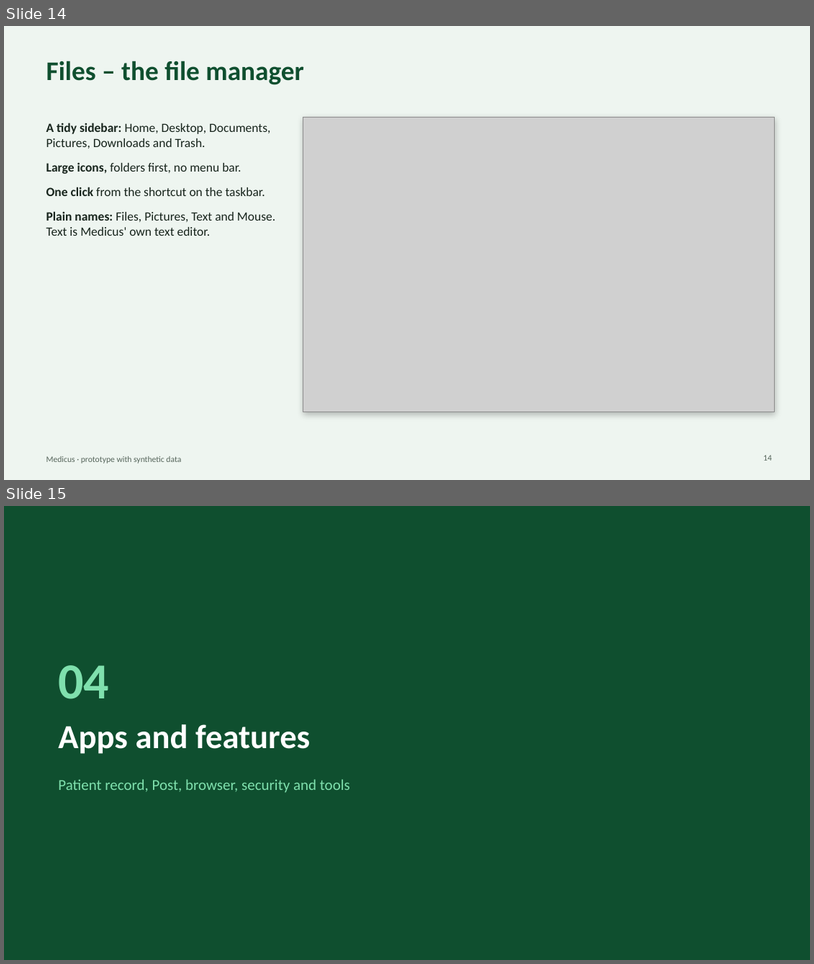
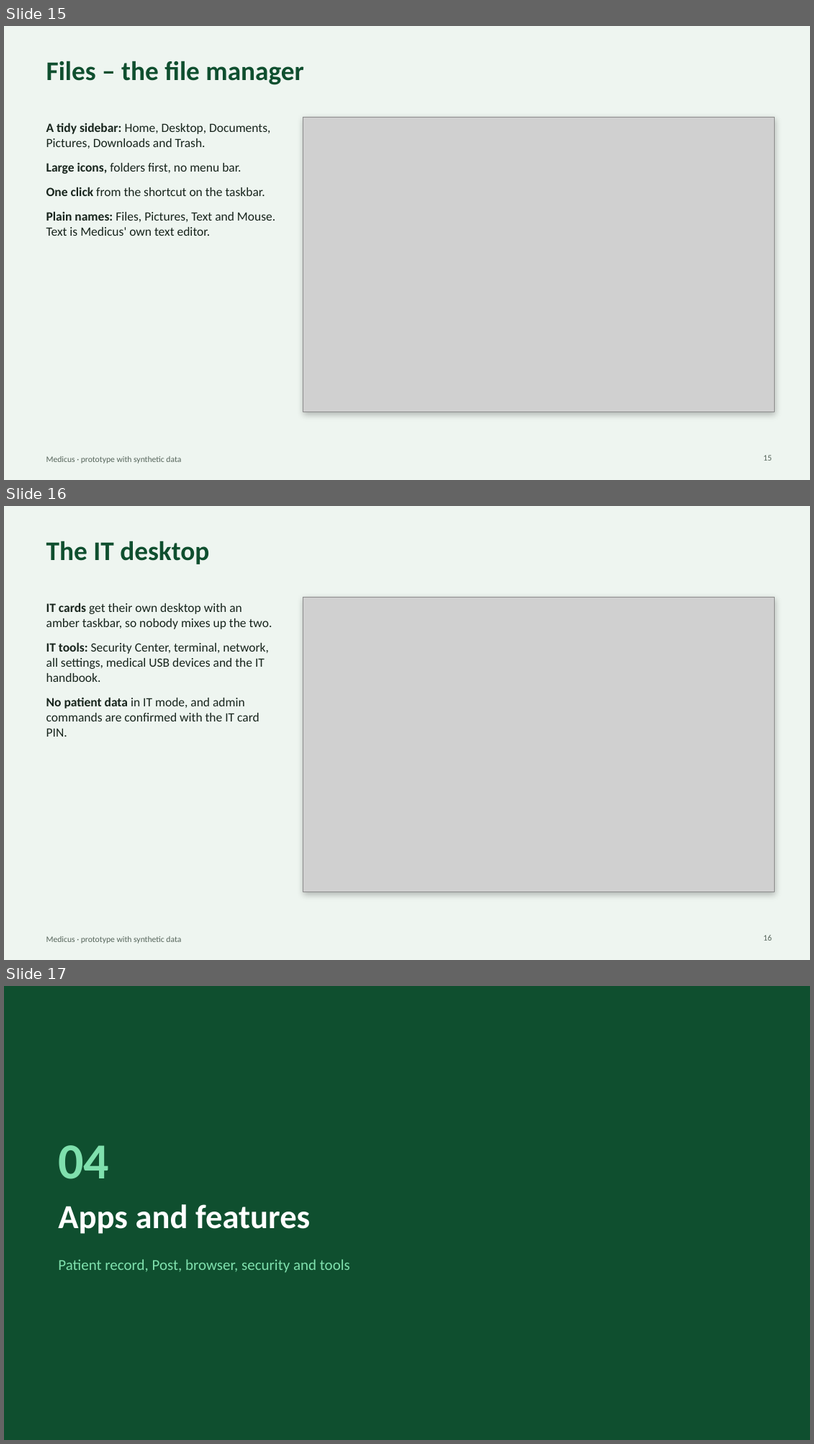
Before and after one commit to MusaMiyamoto/Medicus, a slide deck: docs/Medicus-presentation-en.pptx. Shown one above the other, each under a label of ours: slides 14 and 15 before the commit, slides 15, 16 and 17 after it. The pictures are 814x964 and 814x1444 pixels, drawn with LibreOffice and Linux fonts; fonts in the diff are those of the drawing; grey boxes stand for pictures. Boxes give left, top, right and bottom in pixels: in the first picture for what was removed or moved away, otherwise in the second. Text is boxed around its words. In the diff, an @@ line names an element or a change of style, - is before the commit and + after.

```diff
--- a/docs/Medicus-presentation-en.pptx
+++ b/docs/Medicus-presentation-en.pptx
@@ slide 16 added at <box>4,506,810,960</box>, background #EEF5F0; not listed: 1 template element that a slide beside it also shows @@
@@ title added at <box>46,541,209,564</box>, 32 pt, text #0F4F2F, bold @@
+The IT desktop
@@ text added at <box>46,602,273,736</box>, 15 pt, text #17241C @@
+• IT cards get their own desktop with an amber taskbar, so nobody mixes up the two.
+• IT tools: Security Center, terminal, network, all settings, medical USB devices and the IT handbook.
+• No patient data in IT mode, and admin commands are confirmed with the IT card PIN.
@@ rectangle added at <box>304,597,775,892</box>, fill #FFFFFF, outline #D2DDD5 0.75 pt @@
@@ picture added at <box>304,597,775,892</box> @@
@@ page number added at <box>764,934,772,940</box>, 10 pt, text #56655B @@
+16
@@ what was slide 14 is now slide 15 @@
@@ page number at <box>764,454,772,460</box>: text changed @@
-14
+15
@@ what was slide 15 is now slide 17 @@
```
Also in this commit, not shown: 3 slides changed, 5 other slides added, 3 other files.
